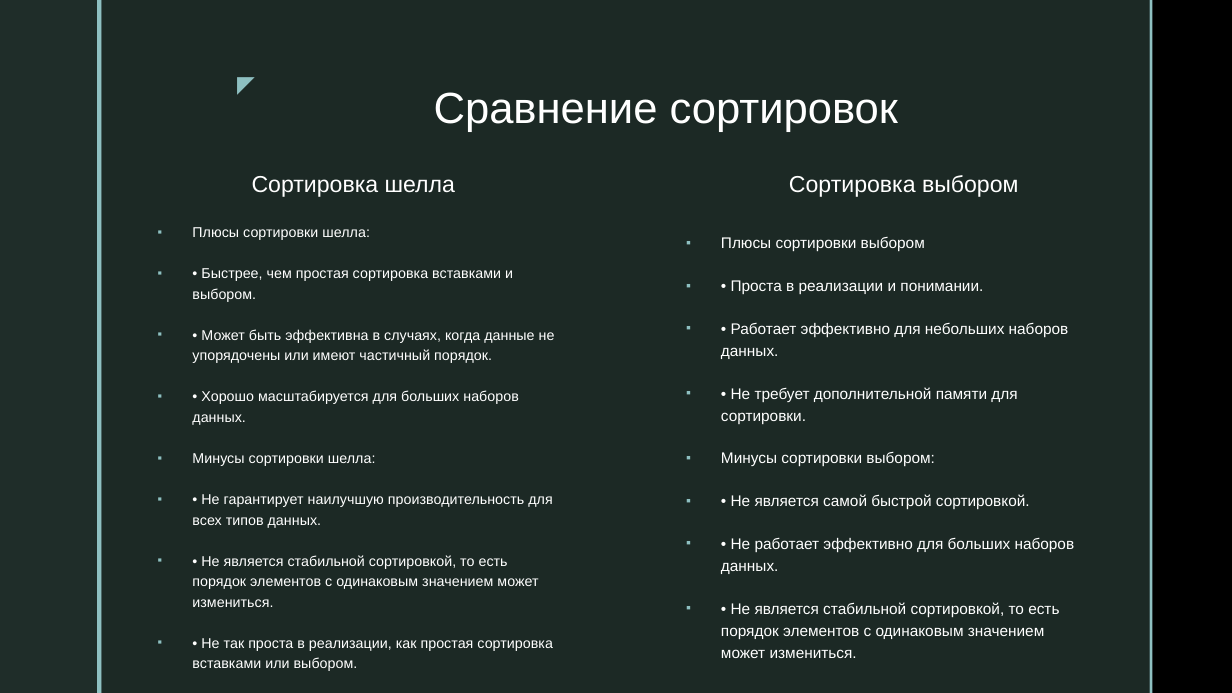
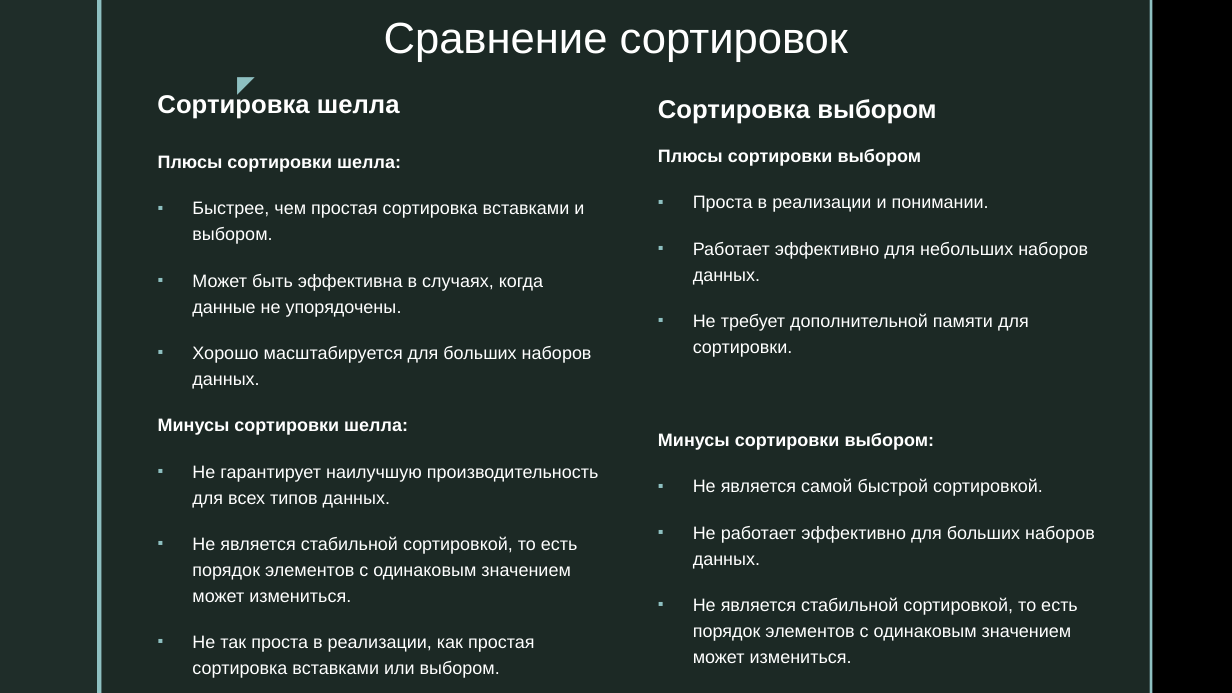
Before and after one commit to vaduxa4/flita, a slide deck: slide 11 of Флита.pptx. Drawn at 1232x693 pixels with LibreOffice and Linux fonts; fonts in the diff are those of the drawing; background and template pictures are left out. Boxes give left, top, right and bottom in pixels: in the first picture for what was removed or moved away, otherwise in the second. Text is boxed around its words. In the diff, an @@ line names an element or a change of style, - is before the commit and + after.

```diff
--- a/Флита.pptx
+++ b/Флита.pptx
@@ title "Сравнение сортировок": place and size @@
-title "Сравнение сортировок" at (434, 92, 898, 132)
+title "Сравнение сортировок" at (384, 22, 848, 62)
@@ text "Сортировка шелла": place and size @@
-text "Сортировка шелла" at (252, 176, 455, 197)
+text "Сортировка шелла" at (157, 92, 400, 119)
@@ text "Сортировка шелла" at (157, 92, 400, 119): size 18 to 20 pt, bold on @@
@@ text "Сортировка выбором" at (658, 99, 936, 124): size 18 to 20 pt, bold on @@
@@ text "Сортировка выбором": place and size @@
-text "Сортировка выбором" at (789, 175, 1018, 197)
+text "Сортировка выбором" at (658, 99, 936, 124)
@@ text "Плюсы сортировки шелла:": place and size @@
-text "Плюсы сортировки шелла:" at (192, 227, 555, 671)
+text "Плюсы сортировки шелла:" at (158, 155, 598, 678)
@@ text "Плюсы сортировки выбором": place and size @@
-text "Плюсы сортировки выбором" at (721, 237, 1075, 658)
+text "Плюсы сортировки выбором" at (658, 149, 1095, 663)
@@ text at (658, 149, 935, 450): size 12 to 14 pt, bold on in "Плюсы сортировки выбором", "Минусы сортировки выбором:"; bullet ▪ to none @@
@@ text at (158, 155, 408, 435): size 11.1 to 14 pt, bold on in "Плюсы сортировки шелла:", "Минусы сортировки шелла:"; bullet ▪ to none @@
@@ text at (192, 201, 592, 389): text changed; size 11.1 to 14 pt @@
-▪ • Быстрее, чем простая сортировка вставками и выбором.
-▪ • Может быть эффективна в случаях, когда данные не упорядочены или имеют частичный порядок.
-▪ • Хорошо масштабируется для больших наборов данных.
+▪ Быстрее, чем простая сортировка вставками и выбором.
+▪ Может быть эффективна в случаях, когда данные не упорядочены.
+▪ Хорошо масштабируется для больших наборов данных.
@@ text at (693, 195, 1088, 357): text changed; size 12 to 14 pt @@
-▪ • Проста в реализации и понимании.
-▪ • Работает эффективно для небольших наборов данных.
-▪ • Не требует дополнительной памяти для сортировки.
+▪ Проста в реализации и понимании.
+▪ Работает эффективно для небольших наборов данных.
+▪ Не требует дополнительной памяти для сортировки.
@@ text at (192, 465, 598, 678): text changed; size 11.1 to 14 pt @@
-▪ • Не гарантирует наилучшую производительность для всех типов данных.
-▪ • Не является стабильной сортировкой, то есть порядок элементов с одинаковым значением может измениться.
-▪ • Не так проста в реализации, как простая сортировка вставками или выбором.
+▪ Не гарантирует наилучшую производительность для всех типов данных.
+▪ Не является стабильной сортировкой, то есть порядок элементов с одинаковым значением может измениться.
+▪ Не так проста в реализации, как простая сортировка вставками или выбором.
@@ text at (693, 478, 1095, 663): text changed; size 12 to 14 pt @@
-▪ • Не является самой быстрой сортировкой.
-▪ • Не работает эффективно для больших наборов данных.
-▪ • Не является стабильной сортировкой, то есть порядок элементов с одинаковым значением может измениться.
+▪ Не является самой быстрой сортировкой.
+▪ Не работает эффективно для больших наборов данных.
+▪ Не является стабильной сортировкой, то есть порядок элементов с одинаковым значением может измениться.
```
Also in this commit, not shown: 2 other slides changed, 3 slides added, 3 slides removed.
